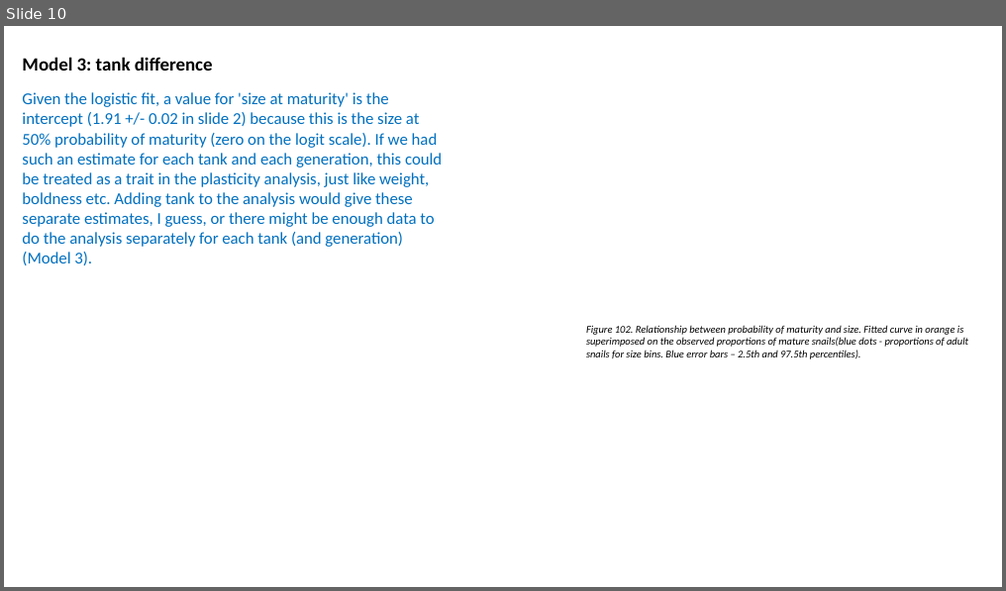
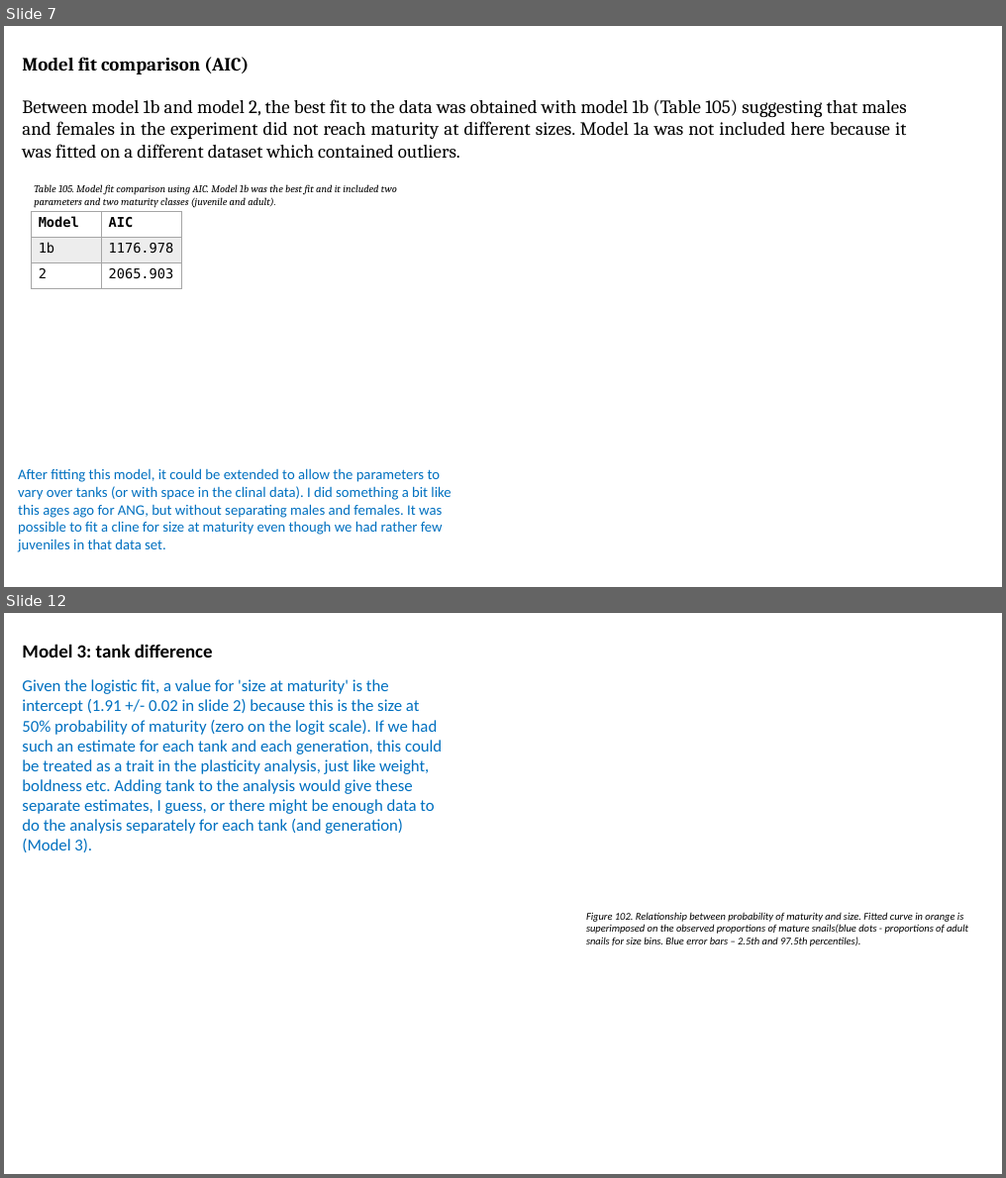
Before and after one commit to sam0per/Littorina_CZ_offspring, a slide deck: docs/Littorina_offspring_size_maturity.pptx. Shown one above the other, each under a label of ours: slide 10 before the commit, slides 7 and 12 after it; the slides between them are not shown. The pictures are 1006x591 and 1006x1178 pixels, drawn with LibreOffice and Linux fonts; fonts in the diff are those of the drawing. Boxes give left, top, right and bottom in pixels: in the first picture for what was removed or moved away, otherwise in the second. Text is boxed around its words. In the diff, an @@ line names an element or a change of style, - is before the commit and + after.

Commit message:
size at maturity sex and generation models

```diff
--- a/docs/Littorina_offspring_size_maturity.pptx
+++ b/docs/Littorina_offspring_size_maturity.pptx
@@ slide 7 added at (x1=4, y1=26, x2=1002, y2=587), background #FFFFFF @@
@@ text added at (x1=22, y1=57, x2=249, y2=75), 18 pt, text #000000, bold @@
+Model fit comparison (AIC)
@@ text added at (x1=22, y1=99, x2=907, y2=159), 18 pt, text #000000 @@
+Between model 1b and model 2, the best fit to the data was obtained with model 1b (Table 105) suggesting that males and females in the experiment did not reach maturity at different sizes. Model 1a was not included here because it was fitted on a different dataset which contained outliers.
@@ text added at (x1=34, y1=184, x2=397, y2=208), 10 pt, text #000000, italic @@
+Table 105. Model fit comparison using AIC. Model 1b was the best fit and it included two parameters and two maturity classes (juvenile and adult).
@@ table added at (x1=31, y1=212, x2=181, y2=288), 3 rows, 2 columns @@
+Model | AIC
+1b | 1176.978
+2 | 2065.903
@@ text added at (x1=18, y1=469, x2=450, y2=553), 14 pt, text #0070C0 @@
+After fitting this model, it could be extended to allow the parameters to vary over tanks (or with space in the clinal data). I did something a bit like this ages ago for ANG, but without separating males and females. It was possible to fit a cline for size at maturity even though we had rather few juveniles in that data set.
@@ what was slide 10 is now slide 12 @@
```
Also in this commit, not shown: 7 slides changed, 3 other slides added, 2 slides removed, 2 other files.
